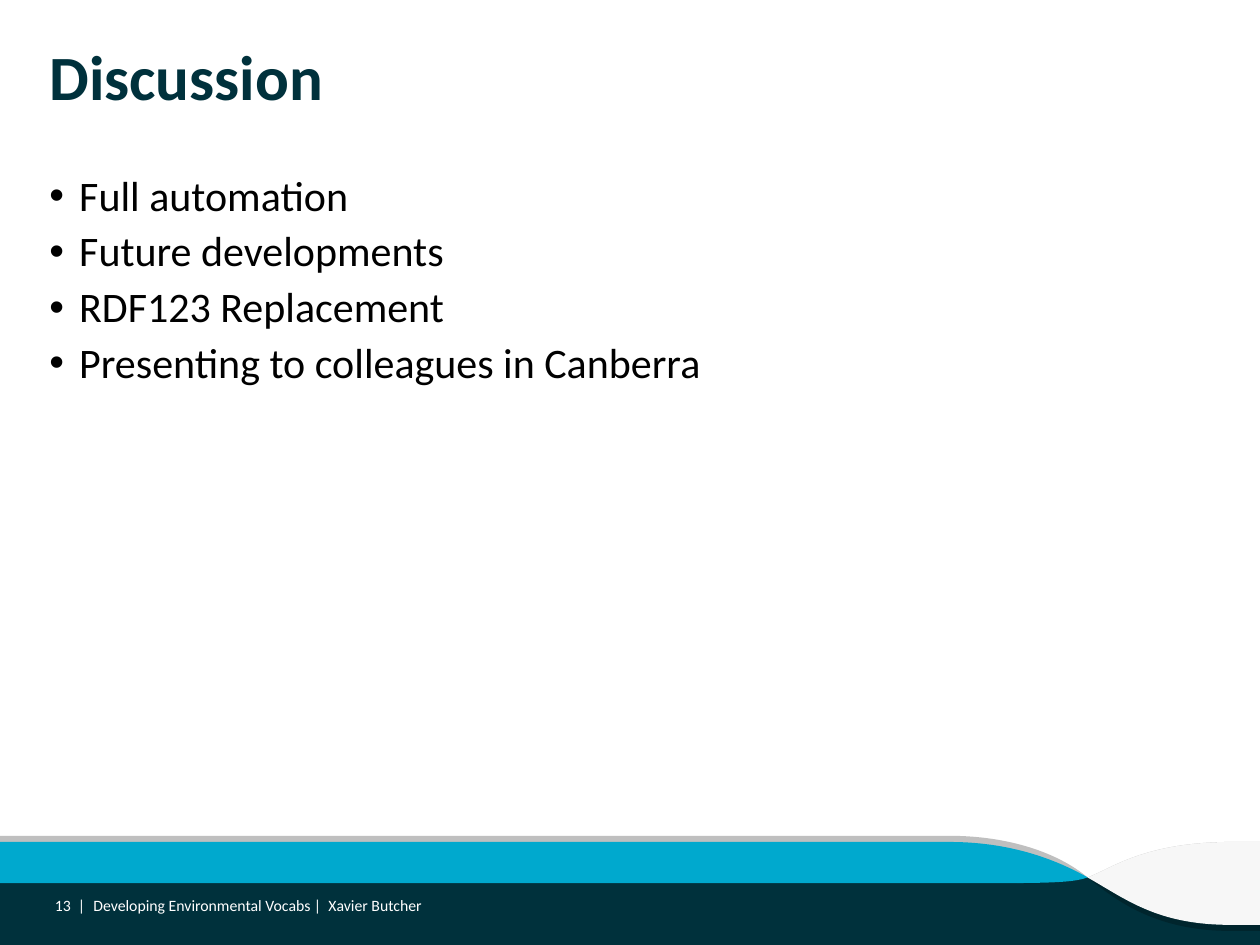
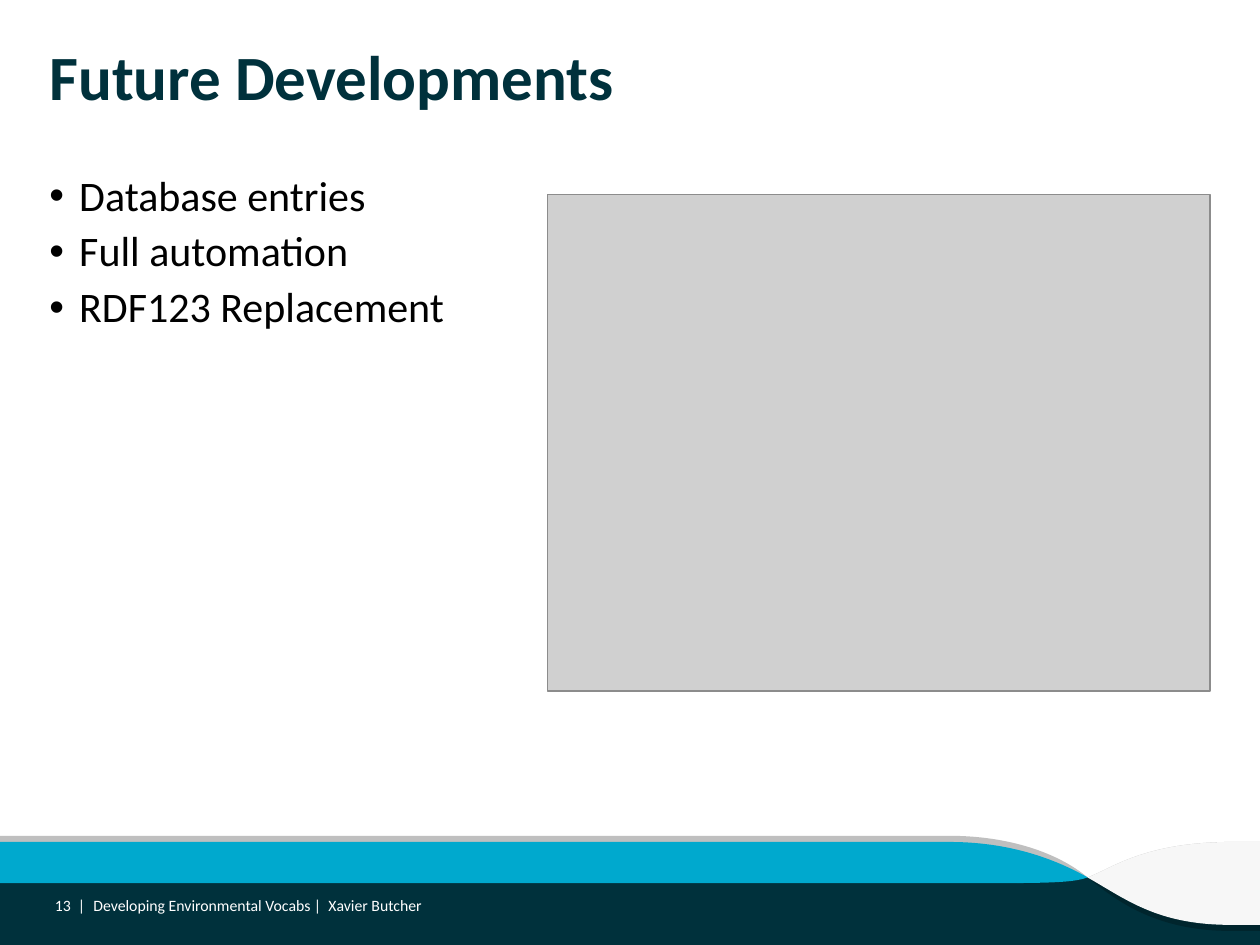
Before and after one commit to ANZSoilData/def-au-asls-substrate, a slide deck: slide 13 of Reports/Developing Environmental Vocabs.pptx. Drawn at 1260x945 pixels with LibreOffice and Linux fonts; fonts in the diff are those of the drawing; grey boxes stand for pictures; background and template pictures are left out. Boxes give left, top, right and bottom in pixels: in the first picture for what was removed or moved away, otherwise in the second. Text is boxed around its words. In the diff, an @@ line names an element or a change of style, - is before the commit and + after.

```diff
--- a/Reports/Developing Environmental Vocabs.pptx
+++ b/Reports/Developing Environmental Vocabs.pptx
@@ title at bbox=[49, 55, 613, 110]: text changed @@
-Discussion
+Future Developments
@@ text at bbox=[79, 181, 365, 212]: paragraph added @@
+• Database entries
@@ picture added at bbox=[548, 195, 1211, 692] @@
@@ text at bbox=[79, 236, 444, 273]: paragraph removed @@
-• Future developments
@@ text at bbox=[79, 348, 700, 386]: paragraph removed @@
-• Presenting to colleagues in Canberra
```
Also in this commit, not shown: 6 other slides changed, 6 other files.
